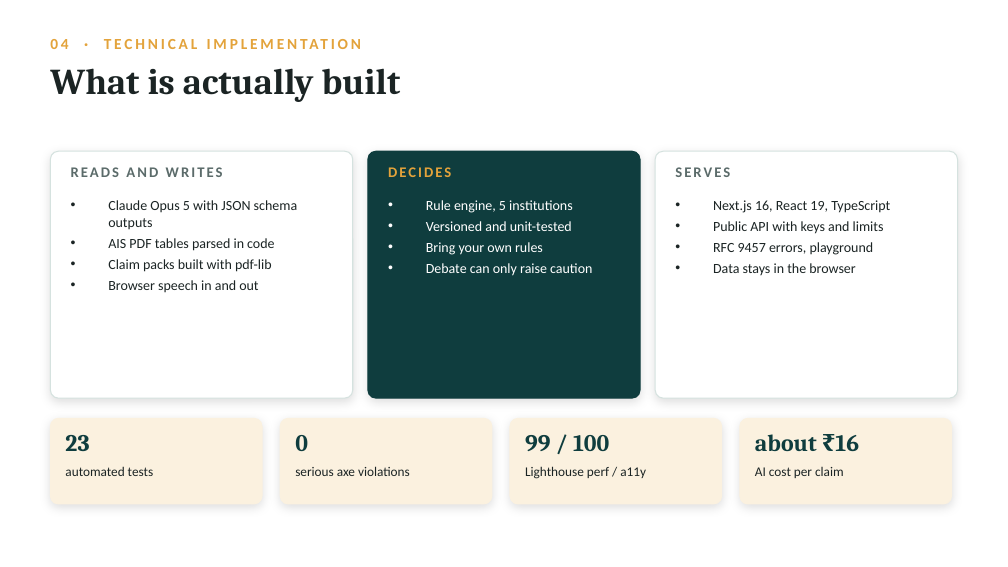
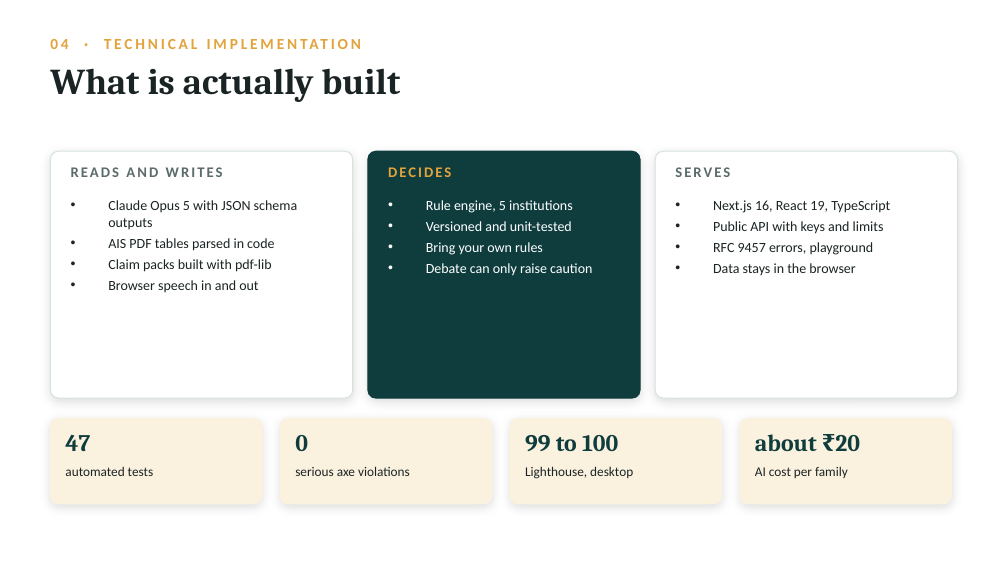
Before and after one commit to usv240/virasat, a slide deck: slide 6 of public/docs/Virasat-Team-USV-Deck.pptx (slide 7 before the commit). Drawn at 1008x567 pixels with LibreOffice and Linux fonts; fonts in the diff are those of the drawing. Boxes give left, top, right and bottom in pixels: in the first picture for what was removed or moved away, otherwise in the second. Text is boxed around its words. In the diff, an @@ line names an element or a change of style, - is before the commit and + after.

```diff
--- a/public/docs/Virasat-Team-USV-Deck.pptx
+++ b/public/docs/Virasat-Team-USV-Deck.pptx
@@ text at bbox=[65, 435, 90, 451]: text changed @@
-23
+47
@@ text at bbox=[525, 435, 618, 451]: text changed @@
-99 / 100
+99 to 100
@@ text at bbox=[755, 434, 860, 451]: text changed @@
-about ₹16
+about ₹20
@@ text at bbox=[525, 466, 633, 479]: text changed @@
-Lighthouse perf / a11y
+Lighthouse, desktop
@@ text at bbox=[755, 466, 848, 478]: text changed @@
-AI cost per claim
+AI cost per family
```
Also in this commit, not shown: 2 other slides changed, 12 other files.
